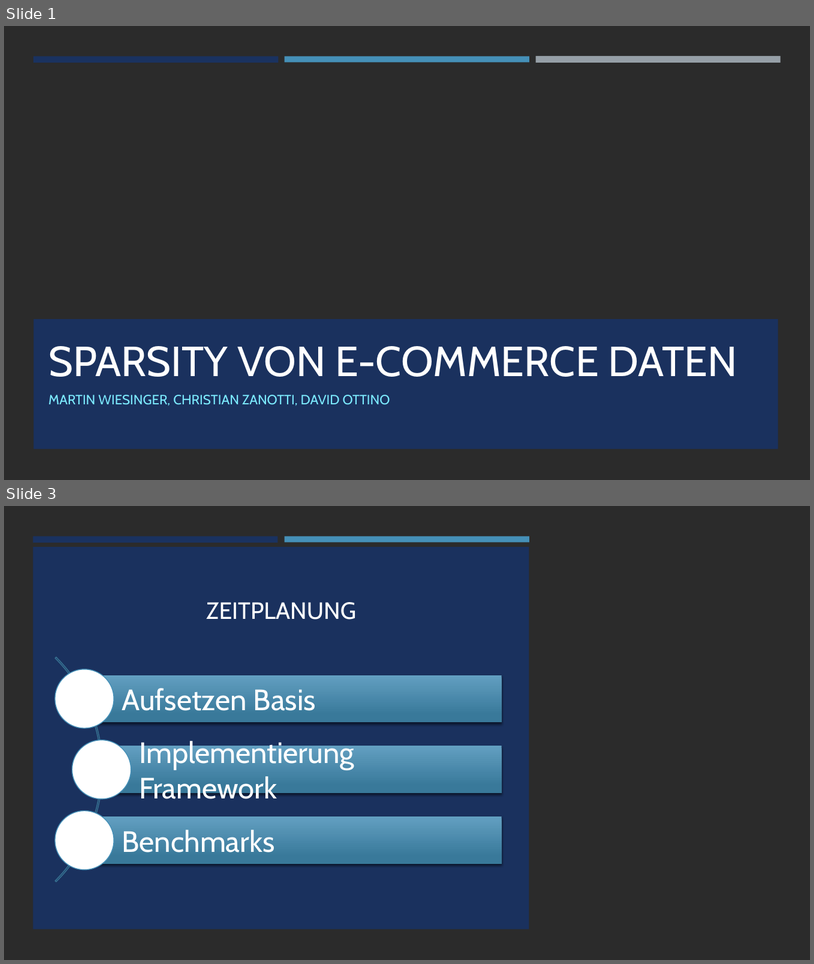
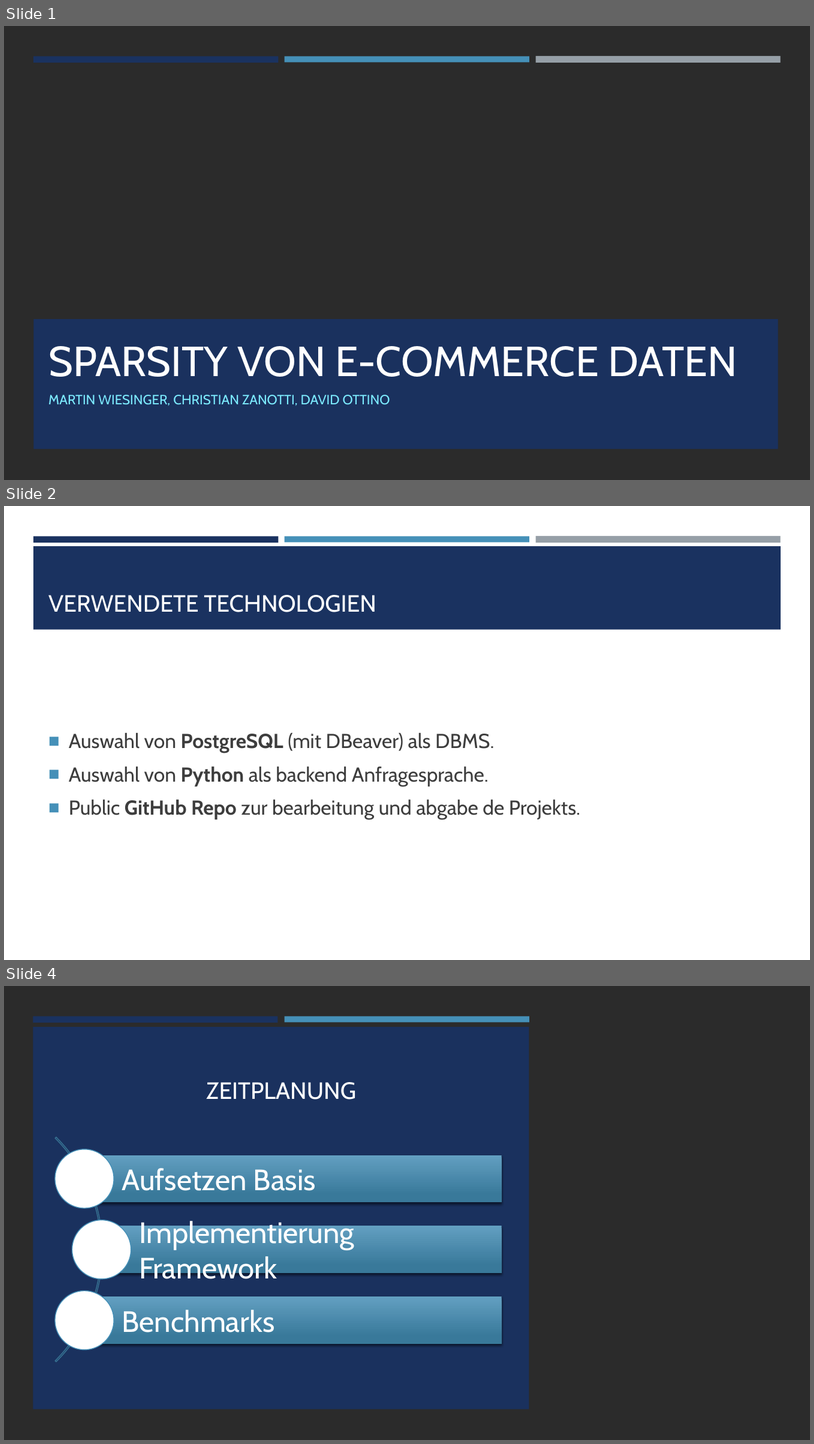
Before and after one commit to DavidOttino/Datenmanagement-jenseits-von-Relationen, a slide deck: projektaufgabe_1/Abschlusspraesentation_proj1.pptx. Shown one above the other, each under a label of ours: slides 1 and 3 before the commit, slides 1, 2 and 4 after it; the slides between them are not shown. The pictures are 814x964 and 814x1444 pixels, drawn with LibreOffice and Linux fonts; fonts in the diff are those of the drawing; background and template pictures are left out; a plain dark background stands for a picture behind light text. Boxes give left, top, right and bottom in pixels: in the first picture for what was removed or moved away, otherwise in the second. Text is boxed around its words. In the diff, an @@ line names an element or a change of style, - is before the commit and + after.

```diff
--- a/projektaufgabe_1/Abschlusspraesentation_proj1.pptx
+++ b/projektaufgabe_1/Abschlusspraesentation_proj1.pptx
@@ slide 2 added at (4, 506, 810, 960), background #FFFFFF @@
@@ rectangle added at (33, 536, 279, 542), fill #1A3260 @@
@@ rectangle added at (285, 536, 530, 542), fill #4590B8 @@
@@ rectangle added at (536, 536, 781, 543), fill #969FA7 @@
@@ rectangle added at (33, 546, 782, 630), fill #1A3260 @@
@@ title added at (48, 595, 376, 612), 28 pt, text #FFFFFF @@
+VERWENDETE TECHNOLOGIEN
@@ text added at (69, 733, 581, 819), 24 pt, text #3D3D3D @@
+■ Auswahl von PostgreSQL (mit DBeaver) als DBMS.
+■ Auswahl von Python als backend Anfragesprache.
+■ Public GitHub Repo zur bearbeitung und abgabe de Projekts.
@@ what was slide 3 is now slide 4 @@
```
Also in this commit, not shown: 3 other slides added, 1 slide removed.
